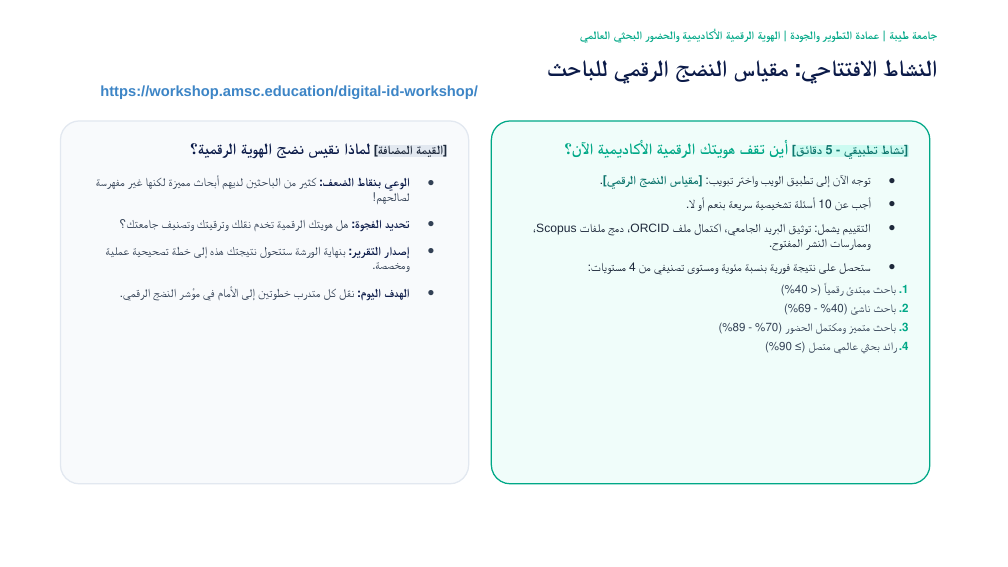
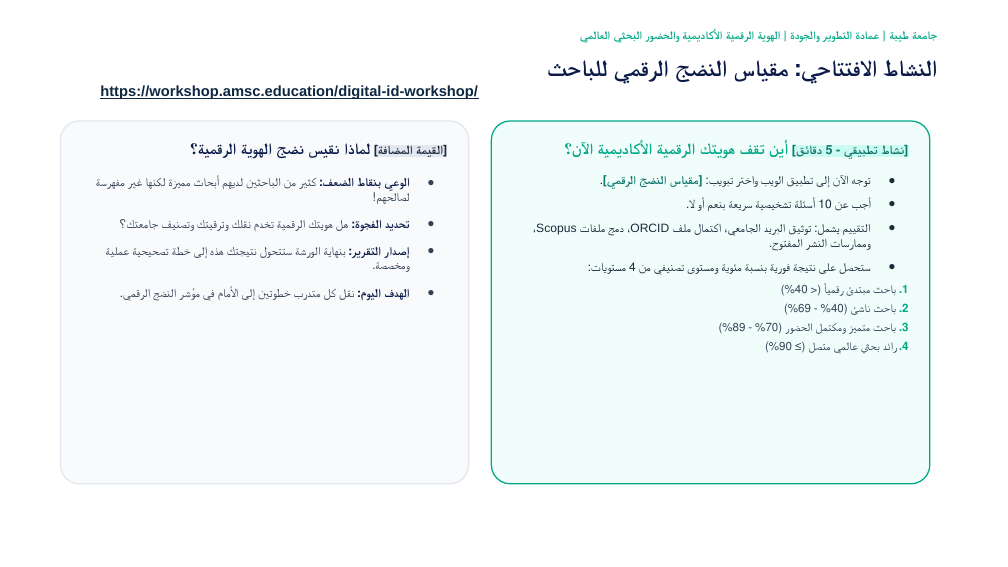
Before and after one commit to ezzatoa/digital-id-workshop, a slide deck: slide 4 of الهوية_الرقمية_الأكاديمية_والحضور_البحثي_العالمي - جاهزة للعرض.pptx. Drawn at 1008x567 pixels with LibreOffice and Linux fonts; fonts in the diff are those of the drawing; background and template pictures are left out. Boxes give left, top, right and bottom in pixels: in the first picture for what was removed or moved away, otherwise in the second. Text is boxed around its words. In the diff, an @@ line names an element or a change of style, - is before the commit and + after.

```diff
--- a/الهوية_الرقمية_الأكاديمية_والحضور_البحثي_العالمي - جاهزة للعرض.pptx
+++ b/الهوية_الرقمية_الأكاديمية_والحضور_البحثي_العالمي - جاهزة للعرض.pptx
@@ text "https://workshop.amsc.education/digital-id-workshop/" at (x1=100, y1=85, x2=478, y2=99): text colour #3D85C6 to #0E2841, underline on @@
```
Also in this commit, not shown: 17 other slides changed, 15 other files.
